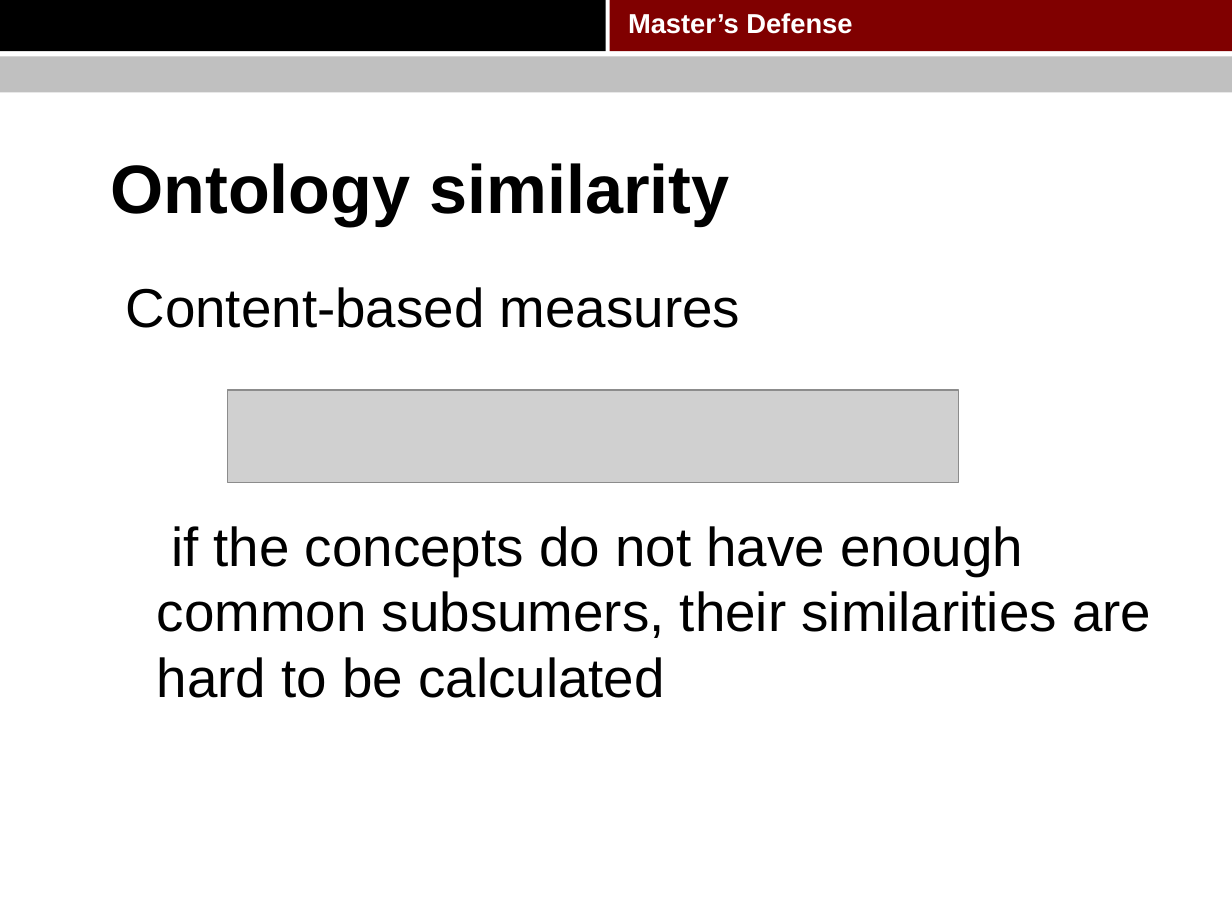
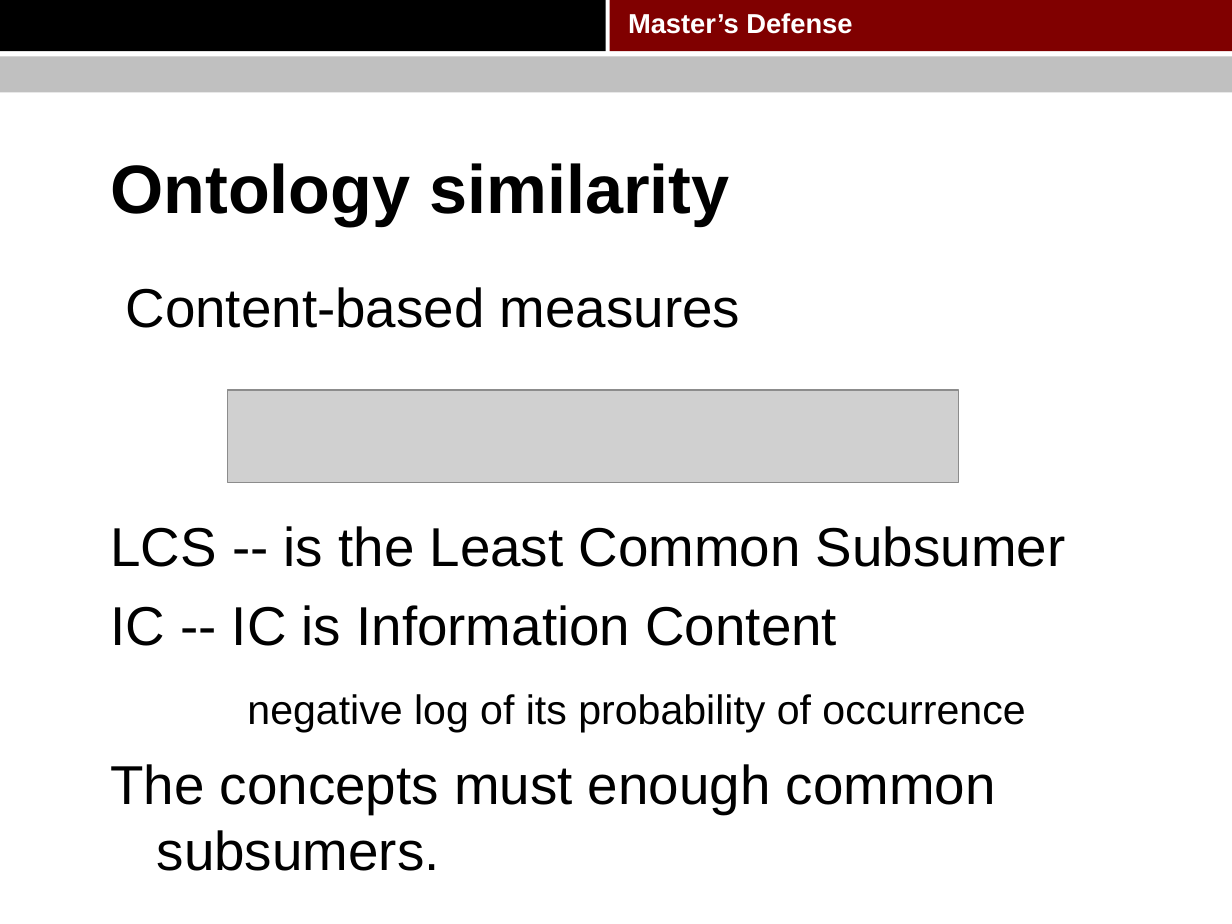
Before and after one commit to pkushiqiang/thesis, a slide deck: slide 51 of media/Master's thesis.pptx (slide 48 before the commit). Drawn at 1232x924 pixels with LibreOffice and Linux fonts; fonts in the diff are those of the drawing; grey boxes stand for pictures; background and template pictures are left out. Boxes give left, top, right and bottom in pixels: in the first picture for what was removed or moved away, otherwise in the second. Text is boxed around its words. In the diff, an @@ line names an element or a change of style, - is before the commit and + after.

```diff
--- a/media/Master's thesis.pptx
+++ b/media/Master's thesis.pptx
@@ text at (110, 526, 1066, 871): text changed @@
-if the concepts do not have enough common subsumers, their similarities are hard to be calculated
+LCS -- is the Least Common Subsumer
+IC -- IC is Information Content
+negative log of its probability of occurrence
+The concepts must enough common subsumers.
```
Also in this commit, not shown: 38 other slides changed, 6 slides added, 2 slides removed.
